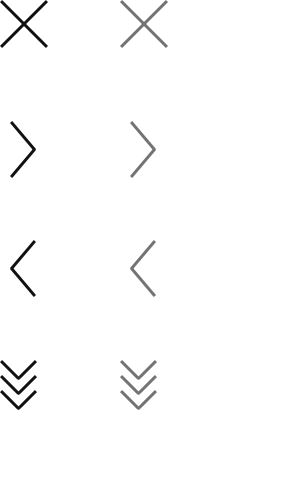
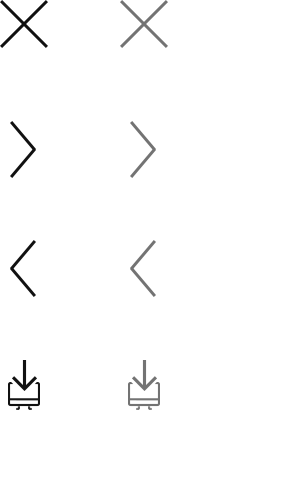
Revision of a layered w=300, h=480 image; what changed, layer by layer:
removed group "Gruppe 1 Kopie 2" (1st of 3, in "download" › "black") (4 layers) from group "black" over [0, 360, 40, 408]
removed layer "Form 3 Kopie" (1st of 10, in "download" › "black" › "Gruppe 1 Kopie 2") from group "Gruppe 1 Kopie 2" over [0, 360, 37, 399]
removed layer "Form 3" (1st of 10, in "download" › "black" › "Gruppe 1 Kopie 2") from group "Gruppe 1 Kopie 2" over [0, 360, 40, 408]
removed group "Gruppe 1 Kopie" (1st of 3, in "download" › "black") (4 layers) from group "black" over [0, 360, 40, 410]
removed layer "Form 3 Kopie" (2nd of 10, in "download" › "black" › "Gruppe 1 Kopie") from group "Gruppe 1 Kopie" over [0, 375, 37, 410]
removed layer "Form 3" (2nd of 10, in "download" › "black" › "Gruppe 1 Kopie") from group "Gruppe 1 Kopie" over [0, 375, 40, 410]
removed group "Gruppe 1" (1st of 3, in "download" › "black") (4 layers) from group "black" over [0, 368, 40, 410]
added layer "Computer" in group "black" over [8, 382, 40, 410]
removed group "Gruppe 1 Kopie 2" (2nd of 3, in "download" › "gray") (4 layers) from group "gray" over [120, 360, 160, 408]
removed layer "Form 3 Kopie" (4th of 10, in "download" › "gray" › "Gruppe 1 Kopie 2") from group "Gruppe 1 Kopie 2" over [120, 360, 157, 408]
removed layer "Form 3" (4th of 10, in "download" › "gray" › "Gruppe 1 Kopie 2") from group "Gruppe 1 Kopie 2" over [120, 360, 160, 408]
removed group "Gruppe 1 Kopie" (2nd of 3, in "download" › "gray") (4 layers) from group "gray" over [120, 360, 160, 410]
removed layer "Form 3 Kopie" (5th of 10, in "download" › "gray" › "Gruppe 1 Kopie") from group "Gruppe 1 Kopie" over [120, 375, 157, 410]
removed layer "Form 3" (5th of 10, in "download" › "gray" › "Gruppe 1 Kopie") from group "Gruppe 1 Kopie" over [120, 375, 160, 410]
removed group "Gruppe 1" (2nd of 3, in "download" › "gray") (4 layers) from group "gray" over [120, 368, 160, 410]
…and 7 more changes (3 added, 4 removed)
